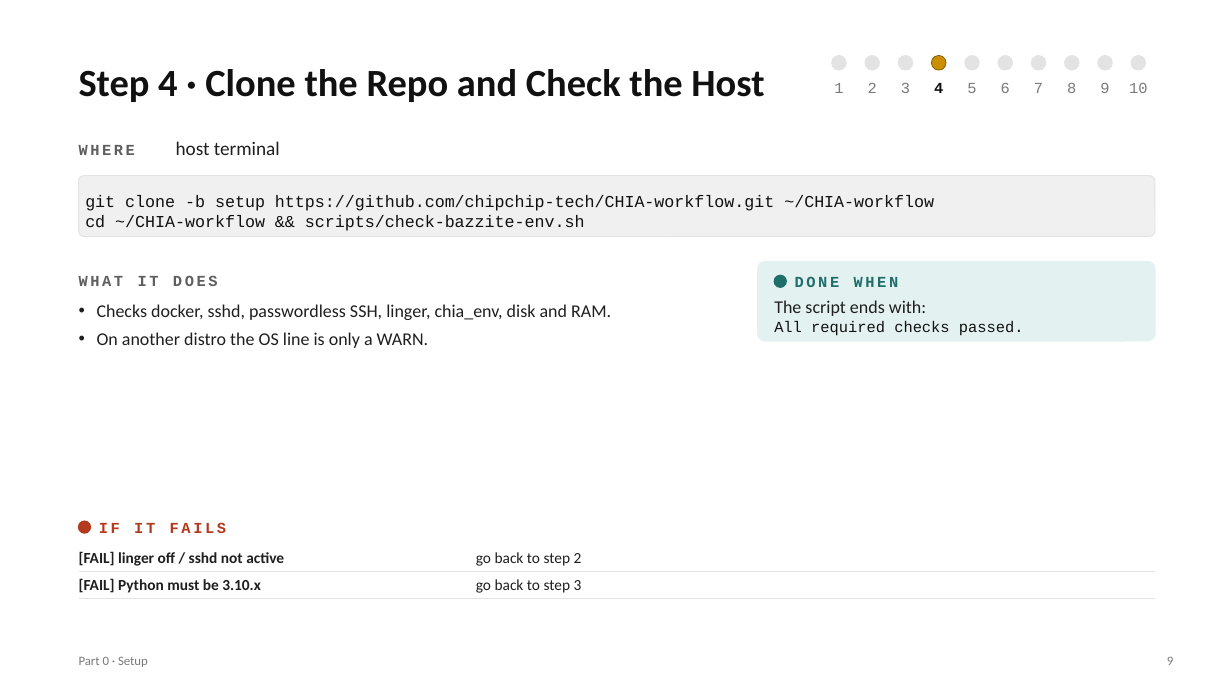
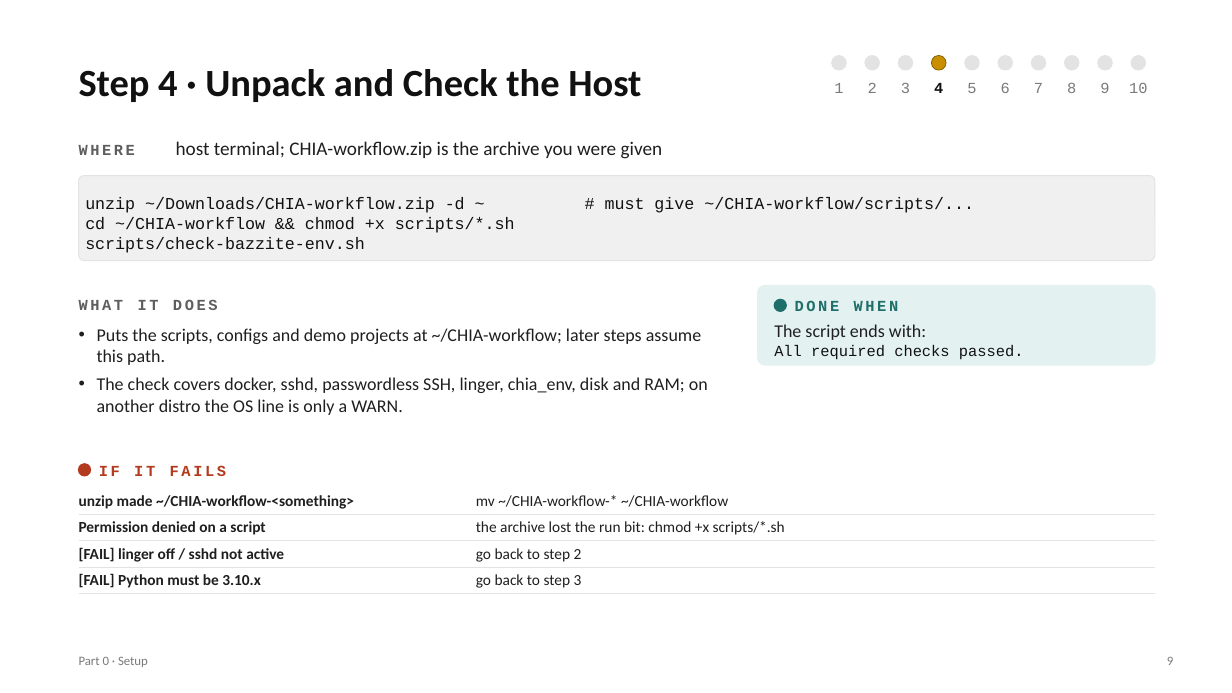
Before and after one commit to chipchip-tech/CHIA-workflow, a slide deck: slide 9 of projects/demo-alu/report/guides/0_Setup.pptx. Drawn at 1232x693 pixels with LibreOffice and Linux fonts; fonts in the diff are those of the drawing. Boxes give left, top, right and bottom in pixels: in the first picture for what was removed or moved away, otherwise in the second. Text is boxed around its words. In the diff, an @@ line names an element or a change of style, - is before the commit and + after.

```diff
--- a/projects/demo-alu/report/guides/0_Setup.pptx
+++ b/projects/demo-alu/report/guides/0_Setup.pptx
@@ text at bbox=[79, 69, 641, 102]: text changed @@
-Step 4 · Clone the Repo and Check the Host
+Step 4 · Unpack and Check the Host
@@ text at bbox=[176, 141, 663, 159]: text changed @@
-host terminal
+host terminal; CHIA-workflow.zip is the archive you were given
@@ rounded rectangle "unzip ~/Downloads/CHIA-workflow.zip -d ~ # ...": place and size @@
-rounded rectangle "unzip ~/Downloads/CHIA-workflow.zip -d ~ # ..." at bbox=[79, 176, 1155, 237]
+rounded rectangle "unzip ~/Downloads/CHIA-workflow.zip -d ~ # ..." at bbox=[79, 176, 1155, 261]
@@ rounded rectangle "unzip ~/Downloads/CHIA-workflow.zip -d ~ # ..." at bbox=[79, 176, 1155, 261]: proportions changed @@
@@ text in rounded rectangle at bbox=[85, 197, 515, 253]: text changed @@
-git clone -b setup https://github.com/chipchip-tech/CHIA-workflow.git ~/CHIA-workflow
-cd ~/CHIA-workflow && scripts/check-bazzite-env.sh
+unzip ~/Downloads/CHIA-workflow.zip -d ~ # must give ~/CHIA-workflow/scripts/...
+cd ~/CHIA-workflow && chmod +x scripts/*.sh
+scripts/check-bazzite-env.sh
@@ 3 texts, 1 rounded rectangle, 1 ellipse: place and size @@
-3 texts, 1 rounded rectangle, 1 ellipse at bbox=[79, 262, 1155, 341]
+3 texts, 1 rounded rectangle, 1 ellipse at bbox=[79, 286, 1155, 365]
@@ text at bbox=[97, 328, 708, 415]: text changed @@
-• Checks docker, sshd, passwordless SSH, linger, chia_env, disk and RAM.
-• On another distro the OS line is only a WARN.
+• Puts the scripts, configs and demo projects at ~/CHIA-workflow; later steps assume this path.
+• The check covers docker, sshd, passwordless SSH, linger, chia_env, disk and RAM; on another distro the OS line is only a WARN.
@@ ellipse: place and size @@
-ellipse at bbox=[79, 521, 91, 533]
+ellipse at bbox=[79, 464, 91, 476]
@@ text "IF IT FAILS": place and size @@
-text "IF IT FAILS" at bbox=[99, 522, 226, 533]
+text "IF IT FAILS" at bbox=[99, 465, 226, 476]
@@ table at bbox=[79, 488, 1155, 592] @@
+row 1: unzip made ~/CHIA-workflow-<something> | mv ~/CHIA-workflow-* ~/CHIA-workflow
+row 2: Permission denied on a script | the archive lost the run bit: chmod +x scripts/*.sh
@@ table: place and size @@
-table at bbox=[79, 545, 1155, 638]
+table at bbox=[79, 488, 1155, 592]
```
Also in this commit, not shown: 2 other slides changed, 1 other file.
